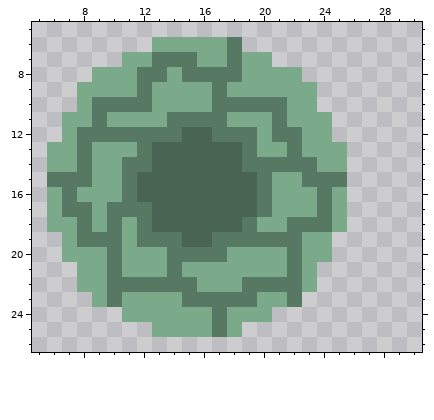
Two states of a pixel-art sprite, codeVerison.gmx/sprites/images/spr_turret_1_0.png. This is how it looked before the edit.
The file is 32x32 pixels. Shown: x 5..30, y 5..26.
Now the later version:
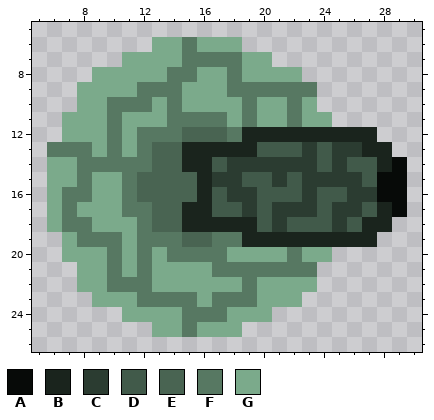
Palette (. is transparent): A #070a08  B #1a241d  C #2b3c31  D #415a4a  E #496452  F #577862  G #7baa8b
The exact change:
{"y":6,"x":15,"old":"G","new":"F"}
{"y":6,"x":18,"old":"F","new":"G"}
{"y":7,"x":13,"old":"FF","new":"GG"}
{"y":7,"x":16,"old":"GG","new":"FF"}
{"y":8,"x":12,"old":"FFG","new":"GGF"}
{"y":8,"x":16,"old":"FF","new":"GG"}
{"y":9,"x":13,"old":"GG","new":"FF"}
{"y":9,"x":17,"old":"FGGGGGG","new":"GFFFFFF"}
{"y":10,"x":9,"old":"F","new":"G"}
{"y":10,"x":14,"old":"G","new":"F"}
{"y":10,"x":17,"old":"FF","new":"GG"}
{"y":10,"x":20,"old":"FFG","new":"GGF"}
{"y":11,"x":9,"old":"FG","new":"GF"}
{"y":11,"x":19,"old":"G","new":"F"}
{"y":11,"x":21,"old":"FG","new":"GF"}
{"y":12,"x":8,"old":"FF","new":"GG"}
{"y":12,"x":11,"old":"F","new":"G"}
{"y":12,"x":17,"old":"F","new":"E"}
{"y":12,"x":19,"old":"FGFFGG...","new":"BBBBBBBBB"}
{"y":13,"x":6,"old":"GG","new":"FF"}
{"y":13,"x":10,"old":"G","new":"F"}
{"y":13,"x":15,"old":"EEEEFGGFGGG...","new":"BBBBBDDDCDCCBB"}
{"y":14,"x":9,"old":"GG","new":"FF"}
{"y":14,"x":15,"old":"EEEEFFFFFGG....","new":"BBDCCCCCCDCDDBA"}
{"y":15,"x":6,"old":"FF","new":"GG"}
{"y":15,"x":16,"old":"EEEEFGGFFF....","new":"BCCDDCDCCCCDAA"}
{"y":16,"x":8,"old":"G","new":"F"}
{"y":16,"x":16,"old":"EEEEFGGGFG....","new":"BDCCDDDCDDCCAA"}
{"y":17,"x":8,"old":"F","new":"G"}
{"y":17,"x":10,"old":"F","new":"G"}
{"y":17,"x":15,"old":"EEEEEFGGGFG....","new":"BBDDCDCCCDCCDBA"}
{"y":18,"x":7,"old":"G","new":"F"}
{"y":18,"x":10,"old":"F","new":"G"}
{"y":18,"x":15,"old":"EEEEFGGFFFG...","new":"BBBBBDCDDDCDBB"}
{"y":19,"x":19,"old":"FFFFGG...","new":"BBBBBBBBB"}
{"y":20,"x":12,"old":"G","new":"F"}
{"y":21,"x":12,"old":"G","new":"F"}
{"y":21,"x":14,"old":"F","new":"G"}
{"y":21,"x":17,"old":"GGGGG","new":"FFFFF"}
{"y":21,"x":23,"old":"G","new":"F"}
{"y":22,"x":13,"old":"FFF","new":"GGG"}
{"y":22,"x":20,"old":"FFF","new":"GGG"}
{"y":23,"x":10,"old":"F","new":"G"}
{"y":23,"x":12,"old":"GGG","new":"FFF"}
{"y":23,"x":16,"old":"F","new":"G"}
{"y":23,"x":22,"old":"F","new":"G"}
{"y":24,"x":15,"old":"GG","new":"FF"}
{"y":25,"x":15,"old":"G","new":"F"}
{"y":25,"x":17,"old":"F","new":"G"}
